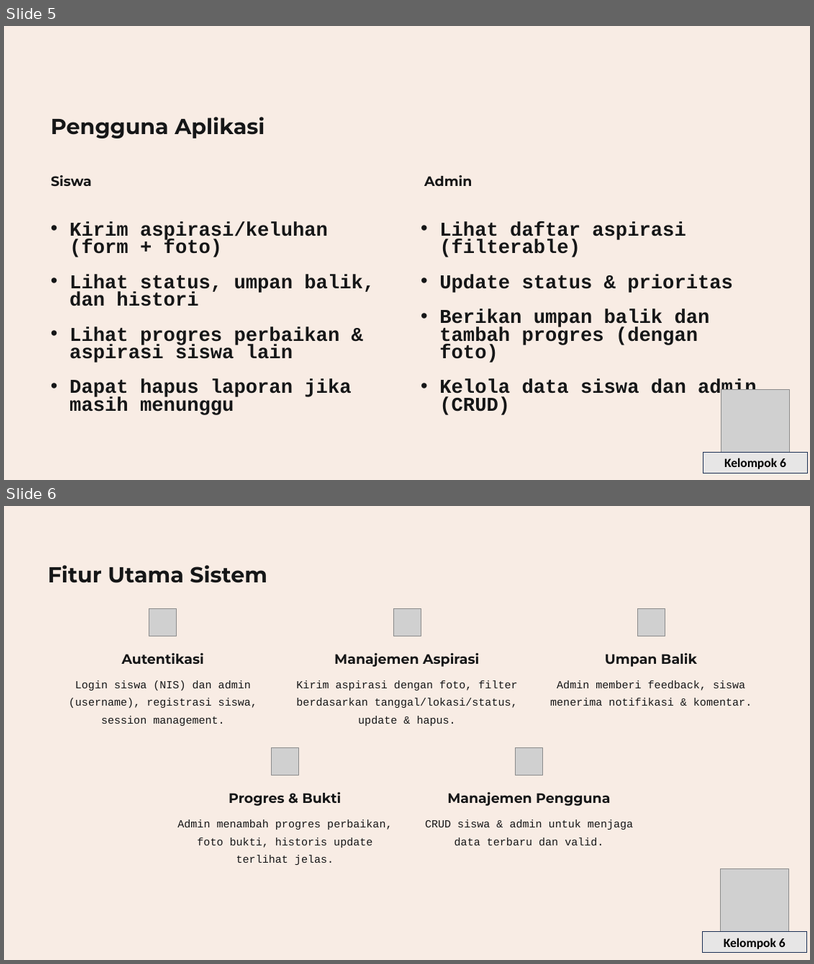
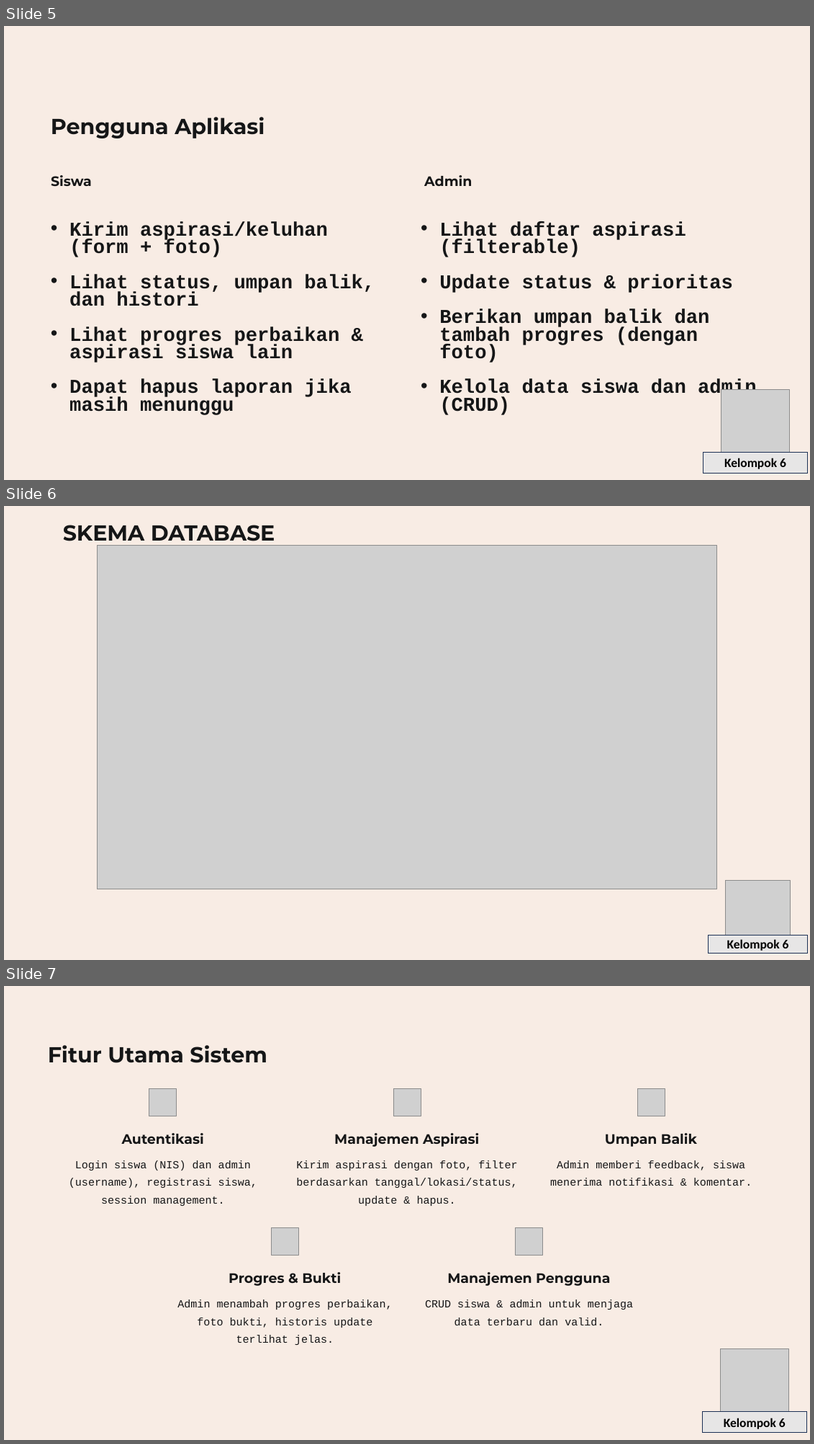
Before and after one commit to Rezkaparsha/Aplikasi_Pengaduan_Sarana_Sekolah_kel6, a slide deck: PPT PRESENTASI TUGAS BESAR.pptx. Shown one above the other, each under a label of ours: slides 5 and 6 before the commit, slides 5, 6 and 7 after it. The pictures are 814x964 and 814x1444 pixels, drawn with LibreOffice and Linux fonts; fonts in the diff are those of the drawing; grey boxes stand for pictures; background and template pictures are left out. Boxes give left, top, right and bottom in pixels: in the first picture for what was removed or moved away, otherwise in the second. Text is boxed around its words. In the diff, an @@ line names an element or a change of style, - is before the commit and + after.

Commit message:
memberikan tambahan coment yang lebih informatif dan update PPT

```diff
--- a/PPT PRESENTASI TUGAS BESAR.pptx
+++ b/PPT PRESENTASI TUGAS BESAR.pptx
@@ slide 6 added at (4,506,810,960), background #FFFFFF; not listed: 1 template element that a slide beside it also shows @@
@@ text added at (63,525,275,546), 31 pt, text #151617, bold @@
+SKEMA DATABASE
@@ picture added at (98,546,718,888) @@
@@ picture added at (725,880,791,939) @@
@@ rectangle added at (709,934,808,952), fill #E7E6E6, outline #1E3256 1 pt, 18 pt, text #000000, bold @@
+Kelompok 6
@@ what was slide 6 is now slide 7 @@
```
Also in this commit, not shown: 15 other files.
